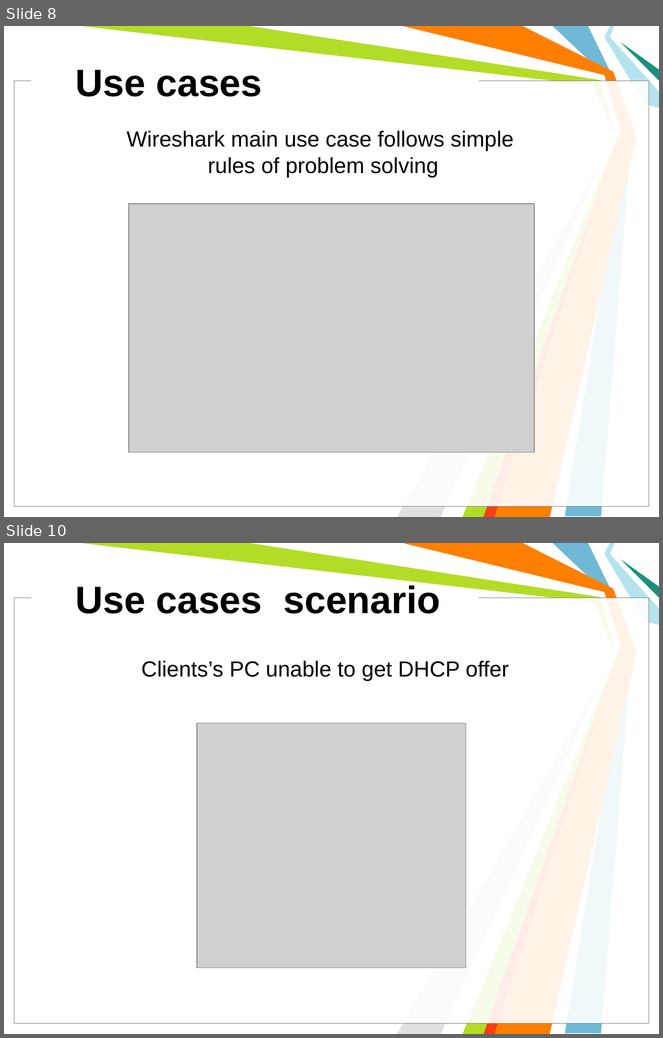
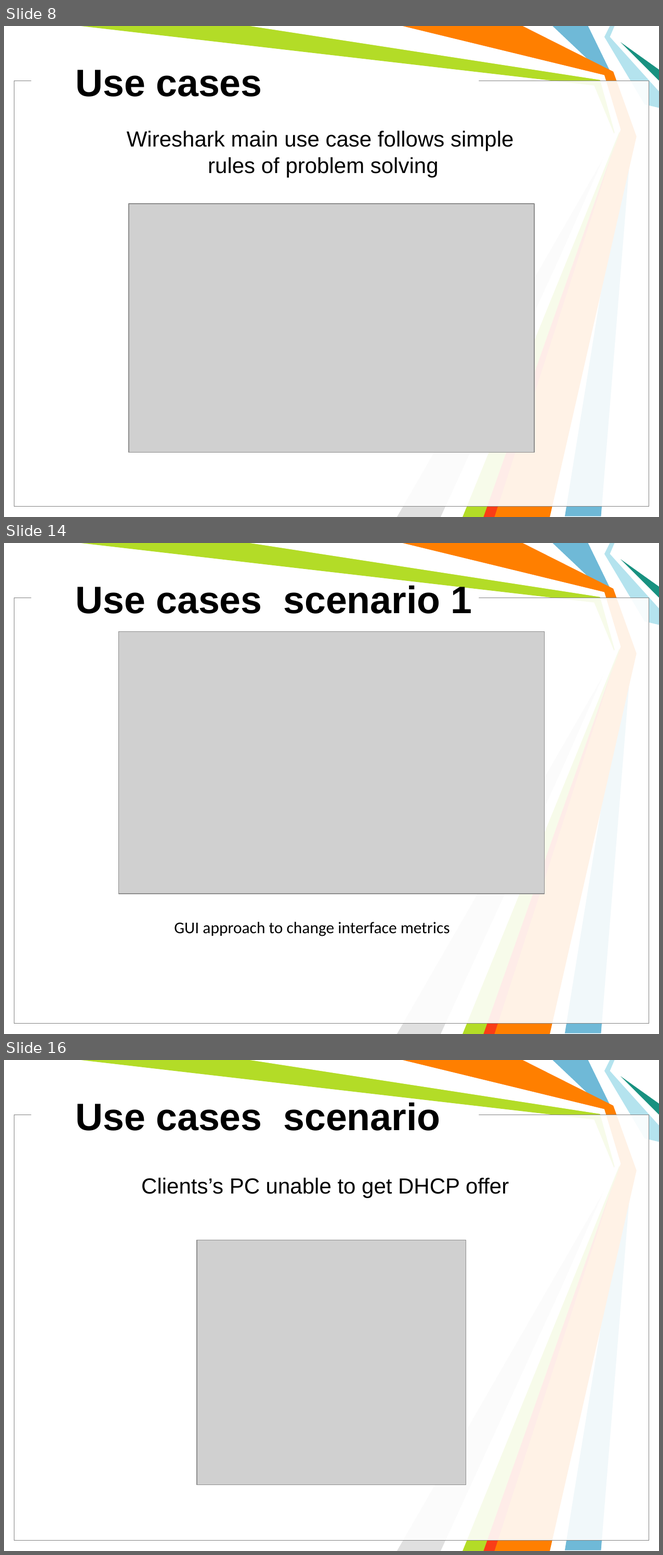
Before and after one commit to michailmarkou1995/BSc-Computer-Science-Projects, a slide deck: COMPUTER AND NETWORK SECURITY (CN6003)/Protocol_Analyzers_Presentation.pptx. Shown one above the other, each under a label of ours: slides 8 and 10 before the commit, slides 8, 14 and 16 after it; the slides between them are not shown. The pictures are 663x1038 and 663x1555 pixels, drawn with LibreOffice and Linux fonts; fonts in the diff are those of the drawing; grey boxes stand for pictures; background and template pictures are left out. Boxes give left, top, right and bottom in pixels: in the first picture for what was removed or moved away, otherwise in the second. Text is boxed around its words. In the diff, an @@ line names an element or a change of style, - is before the commit and + after.

```diff
--- a/COMPUTER AND NETWORK SECURITY (CN6003)/Protocol_Analyzers_Presentation.pptx
+++ b/COMPUTER AND NETWORK SECURITY (CN6003)/Protocol_Analyzers_Presentation.pptx
@@ slide 14 added at [4,543,659,1034], background #FFFFFF; not listed: 11 template elements that a slide beside it also shows @@
@@ title added at [75,583,473,614], 42 pt, text #000000, bold @@
+Use cases scenario 1
@@ picture added at [118,631,545,893] @@
@@ text added at [174,922,450,937], 18 pt, text #000000 @@
+GUI approach to change interface metrics
@@ what was slide 10 is now slide 16 @@
```
Also in this commit, not shown: 1 slide changed, 5 other slides added, 2 other files.
